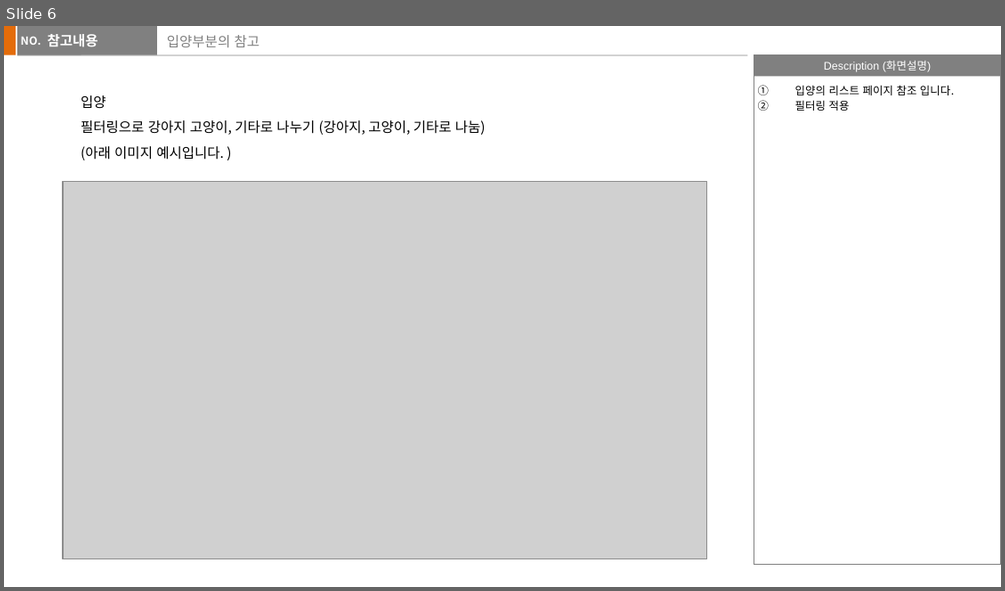
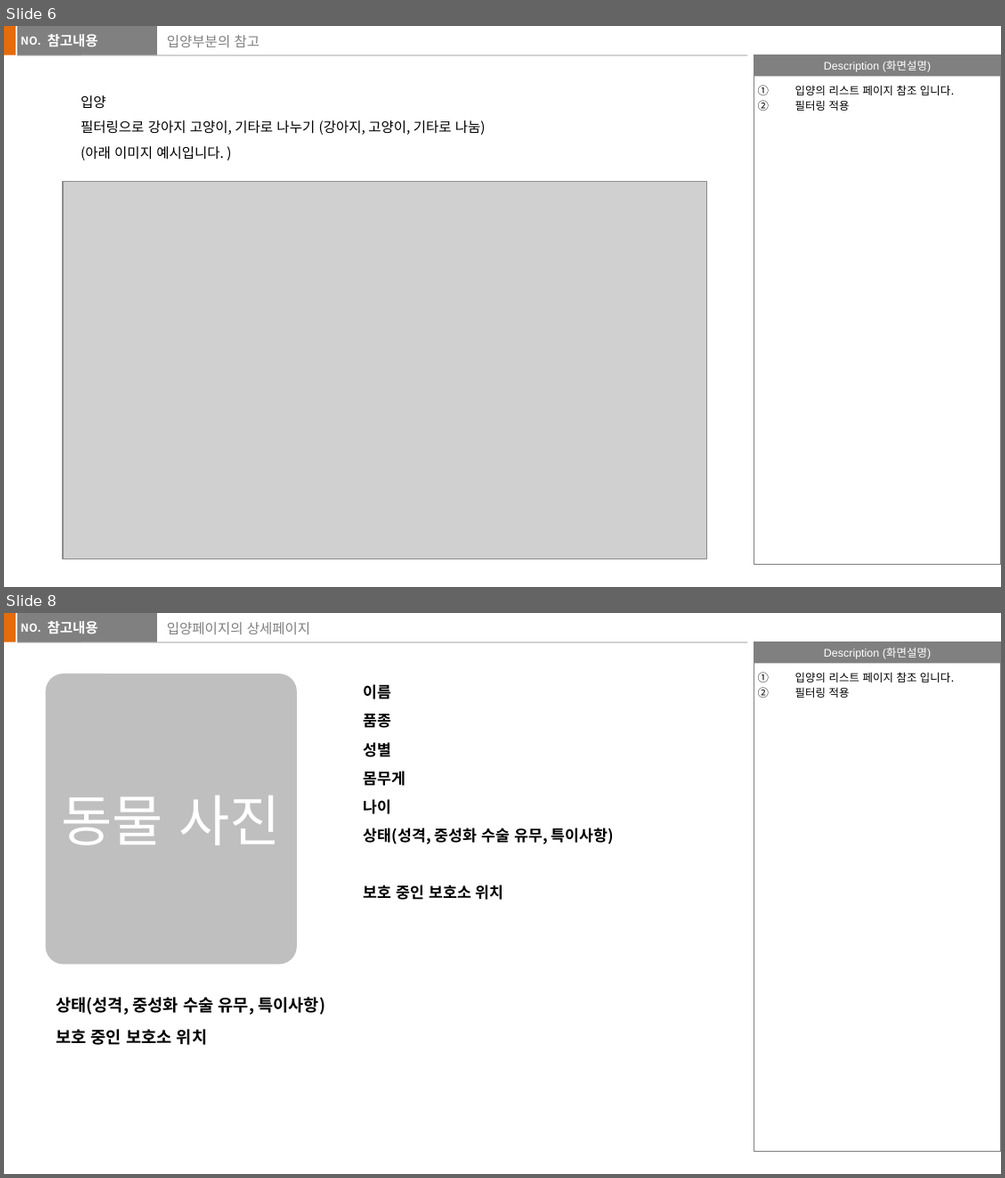
Before and after one commit to jaemikim/Notes, a slide deck: 기획문서/보보 (가칭)_v1.pptx. Shown one above the other, each under a label of ours: slide 6 before the commit, slides 6 and 8 after it; the slides between them are not shown. The pictures are 1005x591 and 1005x1178 pixels, drawn with LibreOffice and Linux fonts; fonts in the diff are those of the drawing; grey boxes stand for pictures. Boxes give left, top, right and bottom in pixels: in the first picture for what was removed or moved away, otherwise in the second. Text is boxed around its words. In the diff, an @@ line names an element or a change of style, - is before the commit and + after.

```diff
--- a/기획문서/보보 (가칭)_v1.pptx
+++ b/기획문서/보보 (가칭)_v1.pptx
@@ slide 8 added at (4, 613, 1001, 1174), background #FFFFFF; not listed: 6 template elements that a slide beside it also shows @@
@@ text added at (48, 621, 98, 634), 10 pt, text #FFFFFF, bold @@
+참고내용
@@ title added at (167, 622, 310, 634), 10 pt, text #808080 @@
+입양페이지의 상세페이지
@@ rounded rectangle added at (46, 674, 297, 964), fill #BFBFBF, 40 pt, text #FFFFFF @@
+동물 사진
@@ text added at (364, 684, 614, 900), 11.1 pt, text #000000, bold @@
+이름
+품종
+성별
+몸무게
+나이
+상태(성격, 중성화 수술 유무, 특이사항)
+보호 중인 보호소 위치
@@ text added at (795, 672, 954, 698), 8 pt, text #000000 @@
+1. 입양의 리스트 페이지 참조 입니다.
+2. 필터링 적용
@@ text added at (56, 997, 325, 1045), 12 pt, text #000000, bold @@
+상태(성격, 중성화 수술 유무, 특이사항)
+보호 중인 보호소 위치
```
Also in this commit, not shown: 1 other slide added, 2 other files.
